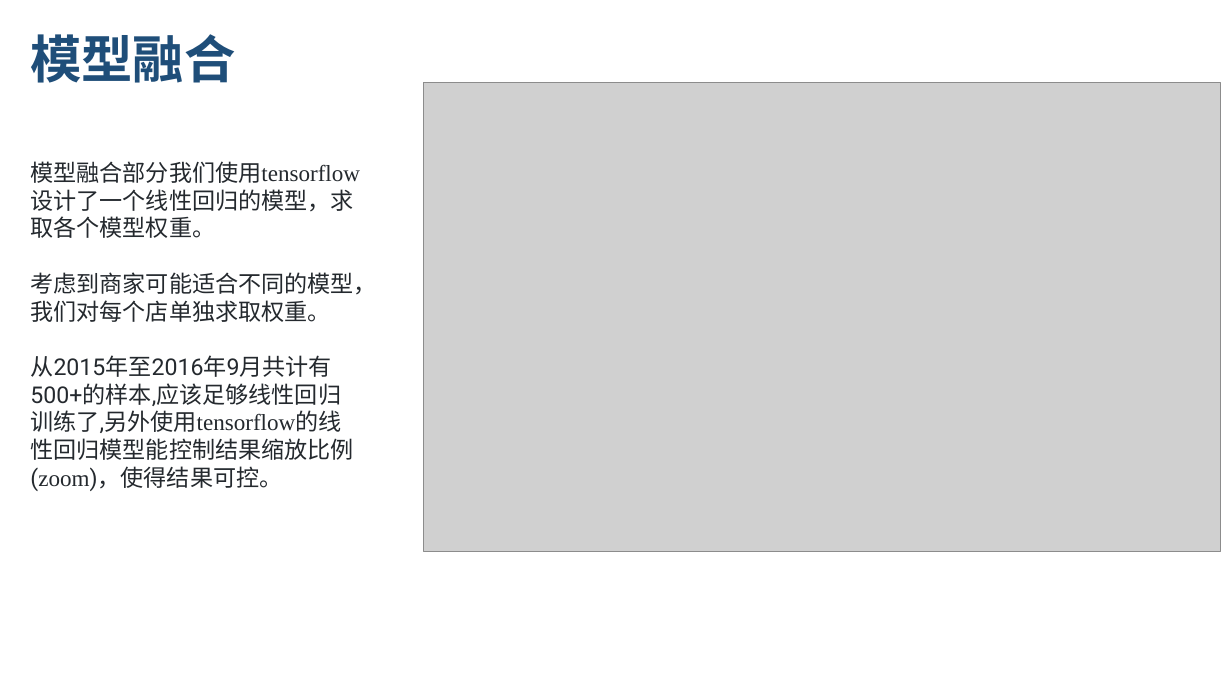
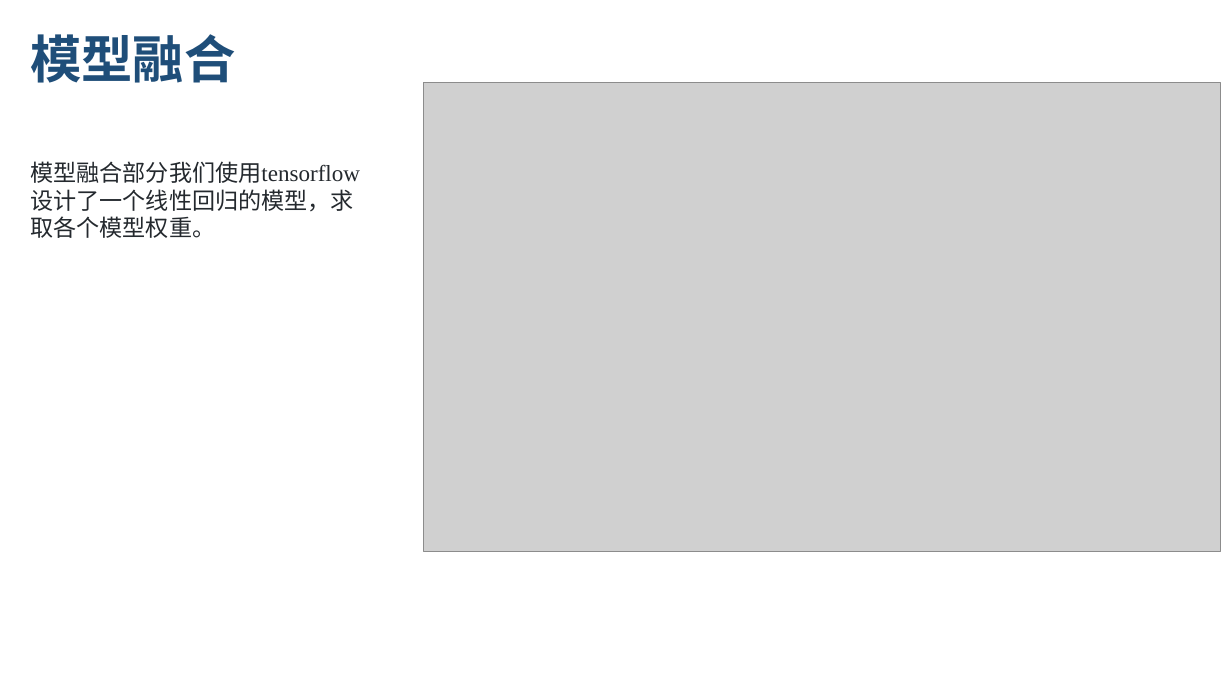
Before and after one commit to lvniqi/tianchi_power, a slide deck: slide 12 of presentation.pptx. Drawn at 1232x693 pixels with LibreOffice and Linux fonts; fonts in the diff are those of the drawing; grey boxes stand for pictures; background and template pictures are left out. Boxes give left, top, right and bottom in pixels: in the first picture for what was removed or moved away, otherwise in the second. Text is boxed around its words. In the diff, an @@ line names an element or a change of style, - is before the commit and + after.

```diff
--- a/presentation.pptx
+++ b/presentation.pptx
@@ text at box(30, 272, 376, 491): paragraphs removed @@
-考虑到商家可能适合不同的模型，我们对每个店单独求取权重。
-从2015年至2016年9月共计有500+的样本,应该足够线性回归训练了,另外使用tensorflow的线性回归模型能控制结果缩放比例(zoom)，使得结果可控。
```
Also in this commit, not shown: 8 other slides changed.
